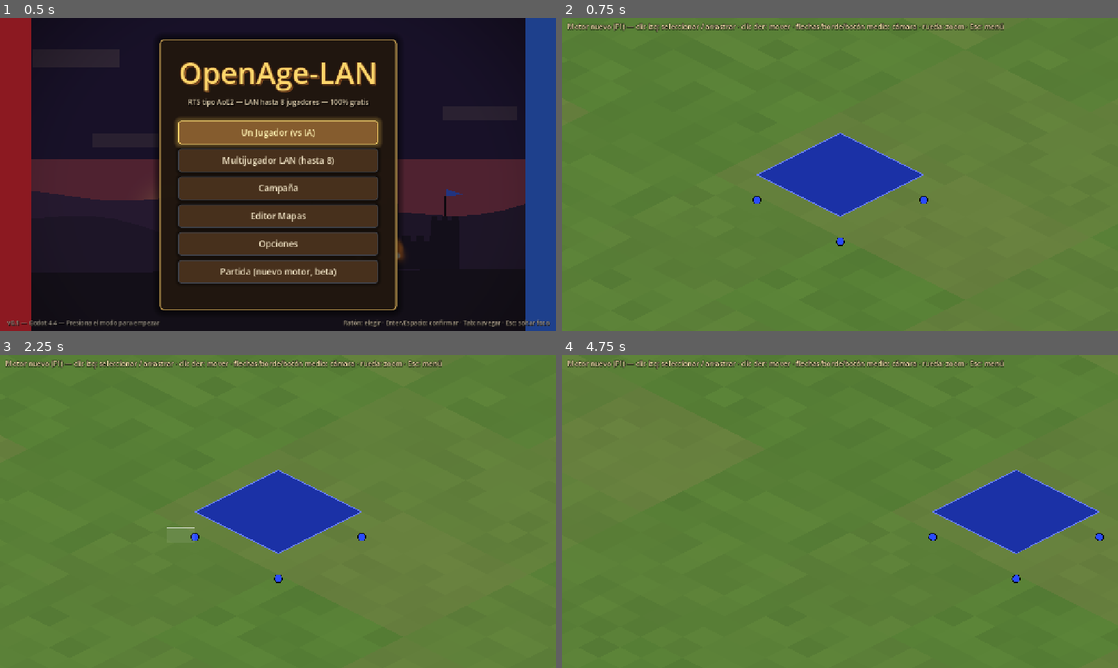
Above: before the commit, frames 1-4 (two rows, left to right).
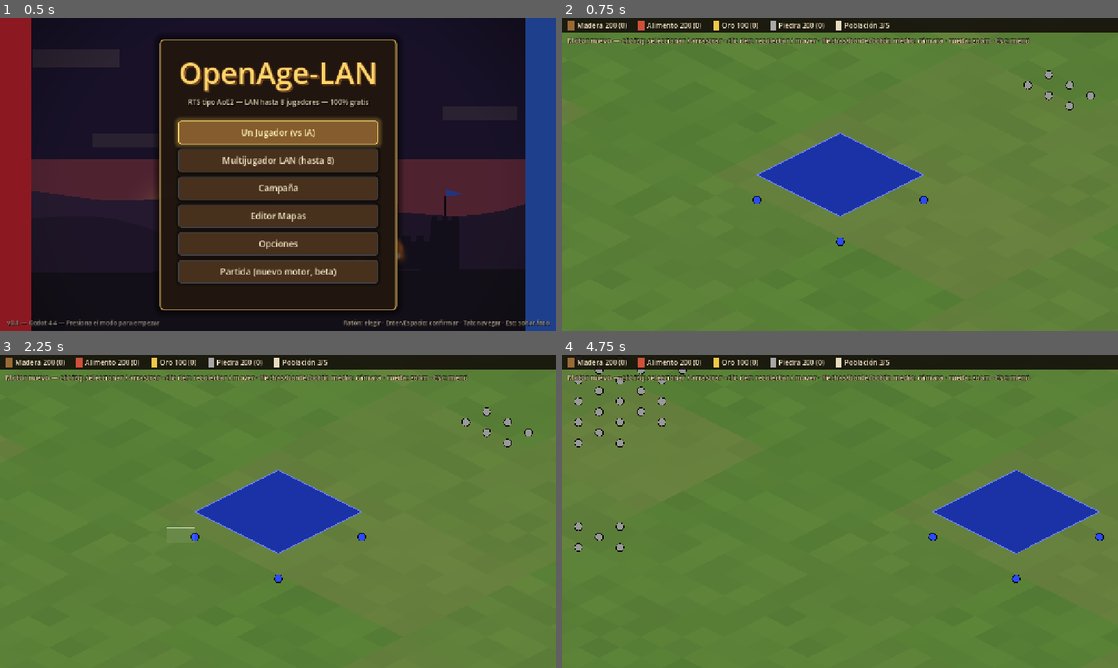
Above: after the commit, the same moments.

Repository: FelipeDiazAimar/OpenAge2
Game: Godot game, scene res://ui/menus/MainMenu.tscn
Same seed, same stepped clock (60 frames per second), same inputs: the game is played once before the commit and once after it.
Inputs (mouse positions are in pixels of both pictures, inside the frame that each line leads up to):
- Up to frame 1 (0.5 s): no input
- Up to frame 2 (0.75 s): click "Partida (nuevo motor, beta)" at 0.5 s
- Up to frame 3 (2.25 s): tap Enter at 1.25 s; move the mouse to (400, 495) at 1.27 s; hold D 1.28-2 s; hold A (attack_move) 1.28-2 s; click (400, 495) at 1.42 s; tap Space at 2 s; drag from (166, 527) to (250, 574) at 2.02 s
- Up to frame 4 (4.75 s): tap Enter at 2.75 s; move the mouse to (895, 442) at 2.77 s; hold D 2.78-3.5 s; hold G (garrison) 2.78-3.5 s; click (895, 442) at 2.92 s; tap Space at 3.5 s; drag from (812, 574) to (673, 464) at 3.52 s; move the mouse to (1006, 558) at 4.27 s; hold Left from 4.28 s (still down); hold . (idle_villager) from 4.28 s (still down); click (1006, 558) at 4.42 s

Frame 1 is identical in both runs. In frame 2, 6.0% of the frame differs, in the area x 0-100%, y 0-30%; in frame 3, 6.0%; in frame 4, 6.5%, in the area x 0-100%, y 0-63%.

Commit message:
F2: Match con recursos generados, clic derecho inteligente y barra
MapGen: minas y bayas en montones compactos y minas sueltas a >=20 casillas
de los inicios; --zoom= para capturas.

Co-Authored-By: Claude Opus 5.5 <noreply@anthropic.com>

Diff:
--- a/engine/render2d/IsoCamera.gd
+++ b/engine/render2d/IsoCamera.gd
@@ -15,6 +15,12 @@
 
 func focus(screen_pos: Vector2) -> void:
 	position = screen_pos
+
+
+## Zoom inmediato (sin suavizado), dentro de los límites.
+func set_zoom_now(z: float) -> void:
+	_target_zoom = clampf(z, ZOOM_MIN, ZOOM_MAX)
+	zoom = Vector2.ONE * _target_zoom
 
 
 func _process(delta: float) -> void:
--- a/engine/sim/MapGen.gd
+++ b/engine/sim/MapGen.gd
@@ -10,6 +10,7 @@
 const FORESTS := 16
 const LOOSE_GOLD := 6
 const LOOSE_STONE := 4
+const LOOSE_MIN_DIST := 20 # minas sueltas lejos de los inicios (como Arabia)
 
 
 static func generate(sim, p_seed: int, starts: Array[Vector2i]) -> void:
@@ -26,10 +27,18 @@
 	var h: int = sim.grid.height
 	for i in FORESTS:
 		_blob(sim, rng, reserved, Vector2i(rng.range_i(3, w - 4), rng.range_i(3, h - 4)), "tree", rng.range_i(30, 70))
-	for i in LOOSE_GOLD:
-		_blob(sim, rng, reserved, Vector2i(rng.range_i(5, w - 6), rng.range_i(5, h - 6)), "gold_mine", 4)
-	for i in LOOSE_STONE:
-		_blob(sim, rng, reserved, Vector2i(rng.range_i(5, w - 6), rng.range_i(5, h - 6)), "stone_mine", 4)
+	for spec in [["gold_mine", LOOSE_GOLD], ["stone_mine", LOOSE_STONE]]:
+		for i in int(spec[1]):
+			var t := Vector2i(rng.range_i(5, w - 6), rng.range_i(5, h - 6))
+			if _far_from_starts(t, starts):
+				_blob(sim, rng, reserved, t, str(spec[0]), 4)
+
+
+static func _far_from_starts(t: Vector2i, starts: Array[Vector2i]) -> bool:
+	for s in starts:
+		if maxi(absi(t.x - s.x), absi(t.y - s.y)) < LOOSE_MIN_DIST:
+			return false
+	return true
 
 
 ## Grupo de n recursos cuyo núcleo está a `dist` casillas (Chebyshev) de c.
@@ -51,13 +60,16 @@
 			return
 
 
-## Crecimiento aleatorio desde seed_tile hasta colocar n recursos.
+## Crecimiento desde seed_tile hasta colocar n recursos. Los bosques crecen
+## al azar (formas orgánicas); minas y bayas eligen la casilla libre más
+## cercana a la semilla (montón compacto, como en AoE2).
 static func _blob(sim, rng, reserved: Dictionary, seed_tile: Vector2i, def_id: String, n: int) -> int:
+	var compact := def_id != "tree"
 	var frontier: Array[Vector2i] = [seed_tile]
 	var queued := {seed_tile: true}
 	var placed := 0
 	while placed < n and not frontier.is_empty():
-		var i: int = rng.range_i(0, frontier.size() - 1)
+		var i: int = _closest_index(rng, frontier, seed_tile) if compact else rng.range_i(0, frontier.size() - 1)
 		var t: Vector2i = frontier[i]
 		frontier.remove_at(i)
 		if not _can_place(sim, reserved, t):
@@ -72,6 +84,21 @@
 	return placed
 
 
+## Índice del elemento de la frontera más cercano a c (empates al azar).
+static func _closest_index(rng, frontier: Array[Vector2i], c: Vector2i) -> int:
+	var best_d := -1
+	var ties: Array[int] = []
+	for i in frontier.size():
+		var d: Vector2i = frontier[i] - c
+		var dd := d.x * d.x + d.y * d.y
+		if best_d < 0 or dd < best_d:
+			best_d = dd
+			ties = [i]
+		elif dd == best_d:
+			ties.append(i)
+	return ties[rng.range_i(0, ties.size() - 1)]
+
+
 static func _can_place(sim, reserved: Dictionary, t: Vector2i) -> bool:
 	var g = sim.grid
 	if t.x < 1 or t.y < 1 or t.x >= g.width - 1 or t.y >= g.height - 1:
--- a/game/scenes/Match.gd
+++ b/game/scenes/Match.gd
@@ -1,7 +1,7 @@
 extends Node2D
-## Partida local con el motor nuevo (F1): terreno iso, centros urbanos y
-## aldeanos; selección con clic/arrastre y movimiento con clic derecho.
-## Simulación a 10 Hz; el render interpola entre ticks.
+## Partida local con el motor nuevo: terreno iso, centros urbanos, aldeanos
+## y recursos generados; selección con clic/arrastre y clic derecho
+## inteligente (recolectar o mover). Simulación a 10 Hz; el render interpola.
 
 const Registry := preload("res://engine/data/Registry.gd")
 const Sim := preload("res://engine/sim/Sim.gd")
@@ -12,8 +12,11 @@
 const EntityLayer := preload("res://engine/render2d/EntityLayer.gd")
 const IsoCamera := preload("res://engine/render2d/IsoCamera.gd")
 const SelectionOverlay := preload("res://engine/render2d/SelectionOverlay.gd")
+const MapGen := preload("res://engine/sim/MapGen.gd")
+const ResourceBar := preload("res://engine/ui/ResourceBar.gd")
 
 const MAP_SIZE := 144
+const MAP_SEED := 1234
 const START_OFFSETS: Array[Vector2i] = [
 	Vector2i(-33, -33), Vector2i(33, 33), Vector2i(33, -33), Vector2i(-33, 33),
 	Vector2i(0, -46), Vector2i(0, 46), Vector2i(-46, 0), Vector2i(46, 0),
@@ -32,6 +35,7 @@
 var layer
 var cam
 var overlay
+var bar
 var selected: Array[int] = []
 
 var _acc := 0.0
@@ -82,6 +86,8 @@
 			_shot_path = s.get_slice("=", 1)
 		elif s.begins_with("--frames="):
 			_shot_frames = int(s.get_slice("=", 1))
+		elif s.begins_with("--zoom="):
+			cam.set_zoom_now(float(s.get_slice("=", 1)))
 	if _shot_path != "":
 		cam.edge_scroll = false
 
@@ -103,6 +109,20 @@
 	if selected.is_empty():
 		return
 	sim.queue_command(local_pid, "move", {"ids": selected.duplicate(), "pos": [int(round(tiles.x * 1000.0)), int(round(tiles.y * 1000.0))]})
+
+
+## Clic derecho estilo AoE2: sobre un recurso, los aldeanos seleccionados lo
+## recolectan; en otro caso, mover.
+func smart_command(world_pos: Vector2) -> void:
+	if selected.is_empty():
+		return
+	var id: int = layer.pick(world_pos)
+	if id >= 0 and sim.world.has_ability(id, "ResourceSource"):
+		var gatherers: Array = selected.filter(func(s): return sim.world.has_ability(s, "Gather"))
+		if not gatherers.is_empty():
+			sim.queue_command(local_pid, "gather", {"ids": gatherers, "target": id})
+			return
+	issue_move(Iso.to_tiles(world_pos))
 
 
 func _process(delta: float) -> void:
@@ -115,6 +135,7 @@
 		sim.step()
 		_acc -= dt
 	layer.sync(_acc / dt, delta)
+	bar.refresh()
 	_frames += 1
 	if _shot_path != "" and _frames >= maxi(1, _shot_frames):
 		_save_screenshot(_shot_path)
@@ -154,7 +175,7 @@
 				else:
 					select(layer.ids_in_rect(Rect2(_press_pos, wp - _press_pos), local_pid))
 		elif event.button_index == MOUSE_BUTTON_RIGHT and event.pressed:
-			issue_move(Iso.to_tiles(wp))
+			smart_command(wp)
 	elif event is InputEventMouseMotion and _pressing:
 		var wp2 := get_global_mouse_position()
 		if wp2.distance_to(_press_pos) >= DRAG_MIN:
@@ -171,14 +192,22 @@
 		sim.spawn("centro_urbano", i, c - Vector2i(2, 2))
 		for off in VILLAGER_OFFSETS:
 			sim.spawn("aldeano", i, c + off)
+	var starts: Array[Vector2i] = []
+	for i in sim.players.size():
+		starts.append(_start_tile(i))
+	MapGen.generate(sim, MAP_SEED, starts)
 
 
 func _build_help() -> void:
 	var ui := CanvasLayer.new()
 	add_child(ui)
+	bar = ResourceBar.new()
+	bar.setup(sim, local_pid)
+	bar.set_anchors_and_offsets_preset(Control.PRESET_TOP_WIDE)
+	ui.add_child(bar)
 	var l := Label.new()
-	l.text = "Motor nuevo (F1) — clic izq: seleccionar / arrastrar · clic der: mover · flechas/borde/botón medio: cámara · rueda: zoom · Esc: menú"
-	l.position = Vector2(12, 8)
+	l.text = "Motor nuevo — clic izq: seleccionar / arrastrar · clic der: recolectar / mover · flechas/borde/botón medio: cámara · rueda: zoom · Esc: menú"
+	l.position = Vector2(12, 40)
 	l.add_theme_color_override("font_color", Color(1, 0.92, 0.7))
 	l.add_theme_color_override("font_outline_color", Color.BLACK)
 	l.add_theme_constant_override("outline_size", 4)
--- a/tests/engine/test_mapgen.gd
+++ b/tests/engine/test_mapgen.gd
@@ -32,6 +32,25 @@
 	return n
 
 
+func test_mine_piles_are_compact() -> void:
+	for sd in [1, 2, 3]:
+		var s := _gen(sd)
+		for c in STARTS:
+			var lo := Vector2i(9999, 9999)
+			var hi := Vector2i(-9999, -9999)
+			for id in s.world.entities:
+				var e: Dictionary = s.world.entities[id]
+				if e["def_id"] != "gold_mine":
+					continue
+				var t := Grid.tile_of(e["pos"])
+				if maxi(absi(t.x - c.x), absi(t.y - c.y)) > 14:
+					continue
+				lo = Vector2i(mini(lo.x, t.x), mini(lo.y, t.y))
+				hi = Vector2i(maxi(hi.x, t.x), maxi(hi.y, t.y))
+			var size := hi - lo + Vector2i.ONE
+			assert_true(size.x <= 4 and size.y <= 4, "pila de oro compacta (semilla %d): %s" % [sd, size])
+
+
 func test_deterministic() -> void:
 	assert_eq(_gen(7).state_hash(), _gen(7).state_hash())
 	assert_true(_gen(7).state_hash() != _gen(8).state_hash())
